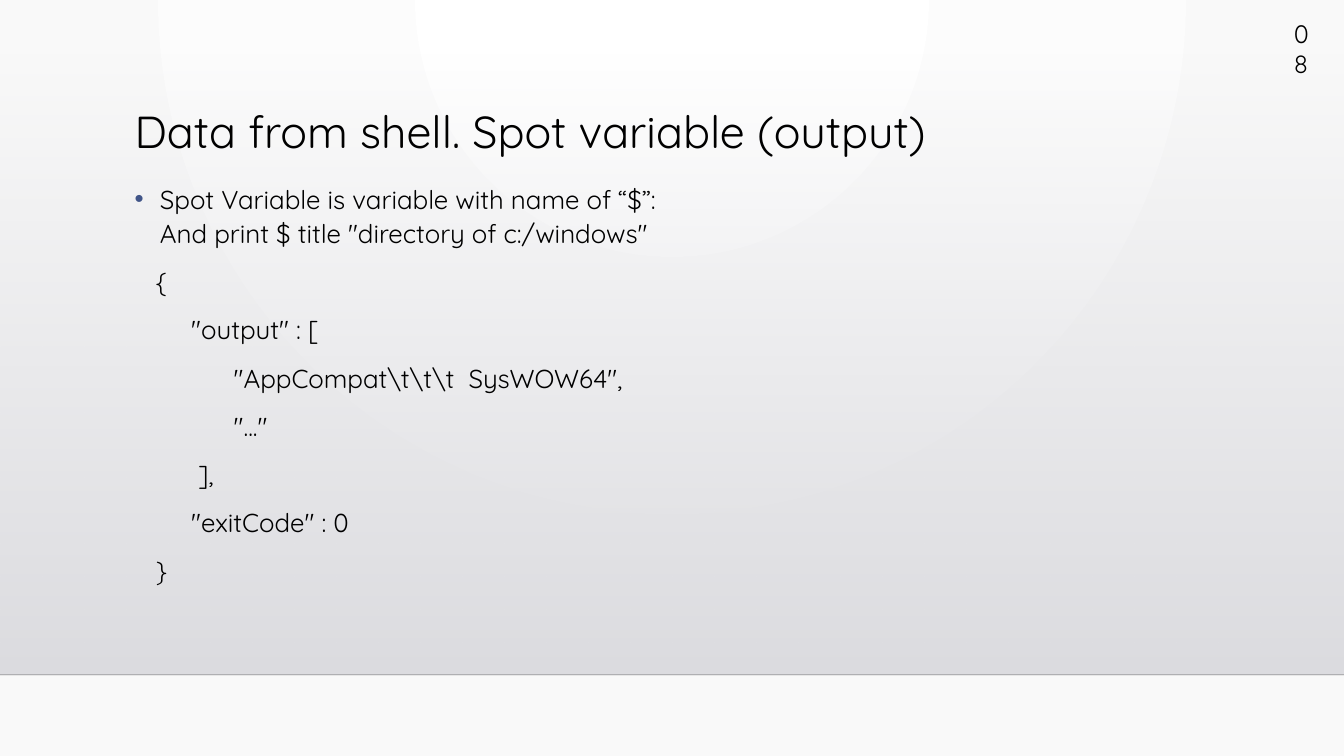
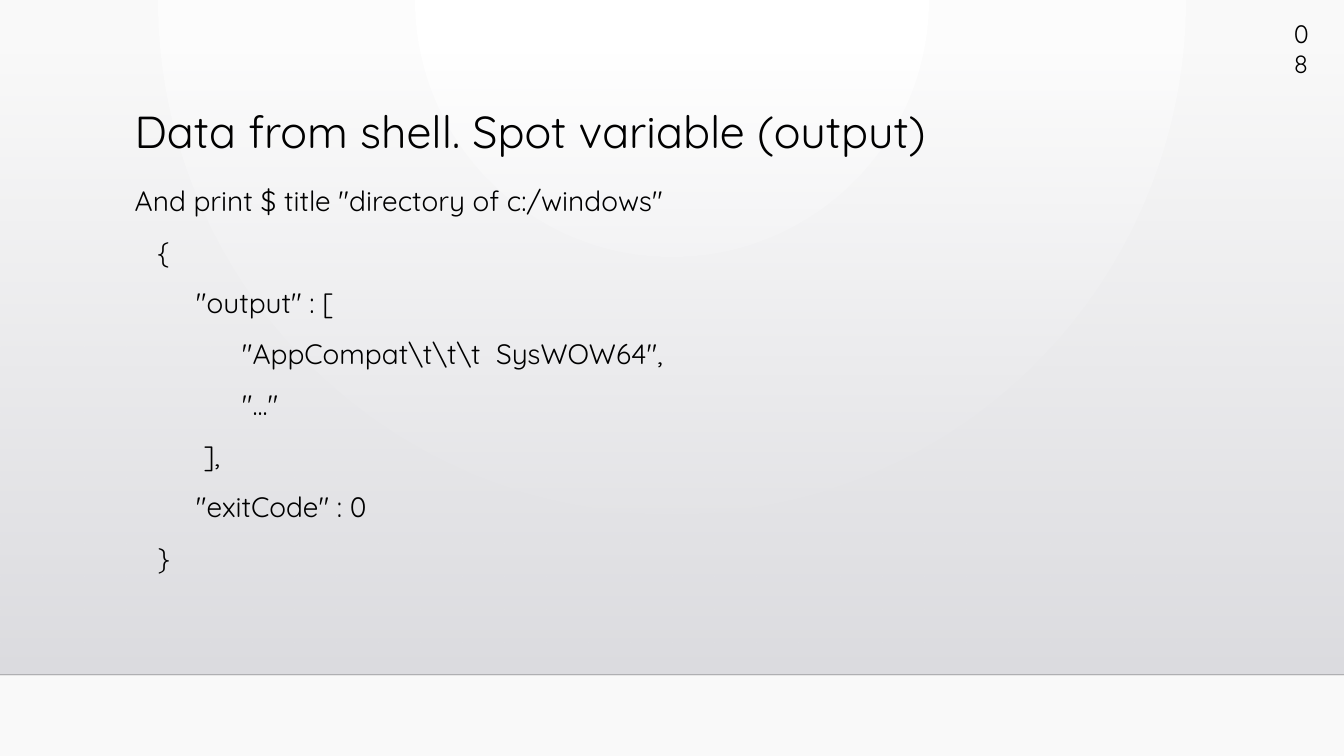
Before and after one commit to slipchansky/ats-unified, a slide deck: slide 38 of ats-presentation/ats-unified.pptx (slide 25 before the commit). Drawn at 1344x756 pixels with LibreOffice and Linux fonts; fonts in the diff are those of the drawing; background and template pictures are left out. Boxes give left, top, right and bottom in pixels: in the first picture for what was removed or moved away, otherwise in the second. Text is boxed around its words. In the diff, an @@ line names an element or a change of style, - is before the commit and + after.

```diff
--- a/ats-presentation/ats-unified.pptx
+++ b/ats-presentation/ats-unified.pptx
@@ text at [135, 188, 663, 217]: text changed; size 18.5 to 20 pt @@
-• Spot Variable is variable with name of “$”:
-  And print $ title "directory of c:/windows"
+And print $ title "directory of c:/windows"
@@ text at [196, 293, 663, 518]: size 18.5 to 20 pt in "{", ""output" : [", ""AppCompat\t\t\t SysWOW64",", ""..."" and 3 more places @@
```
Also in this commit, not shown: 30 other slides changed, 14 slides added, 1 slide removed.
